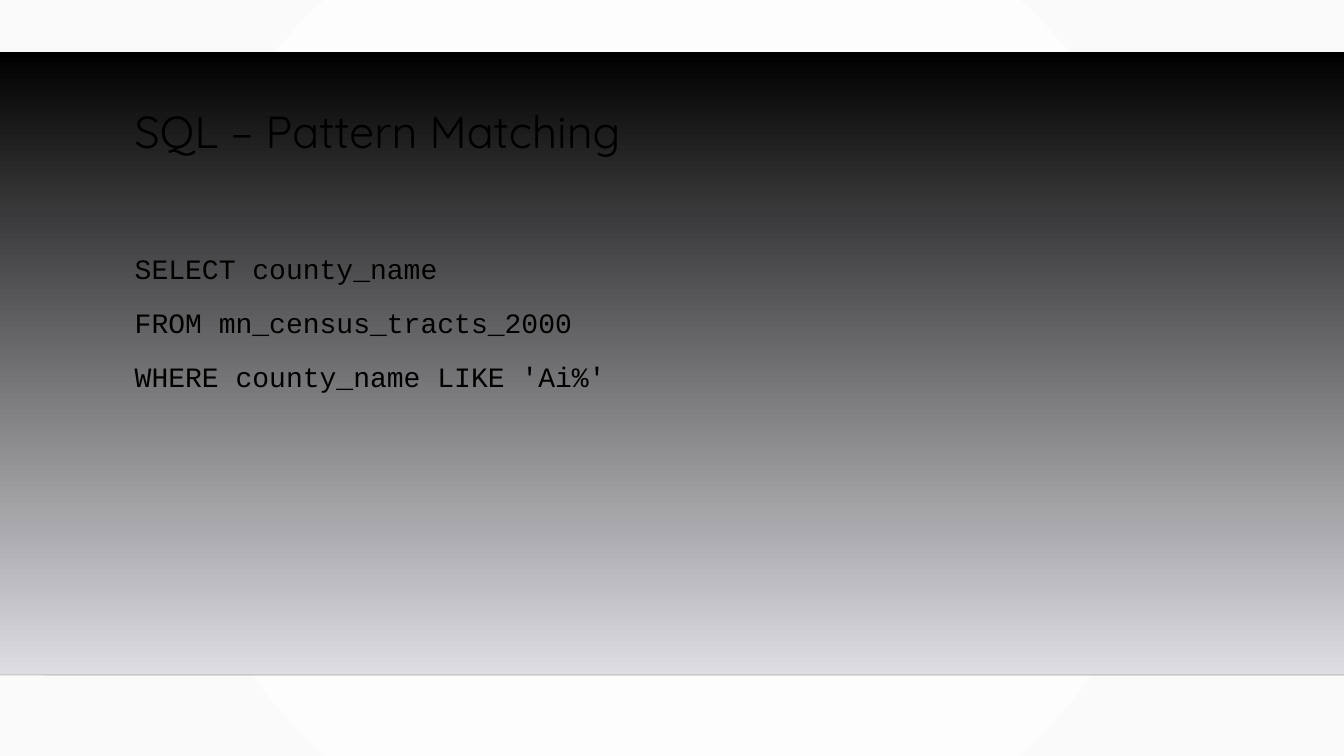
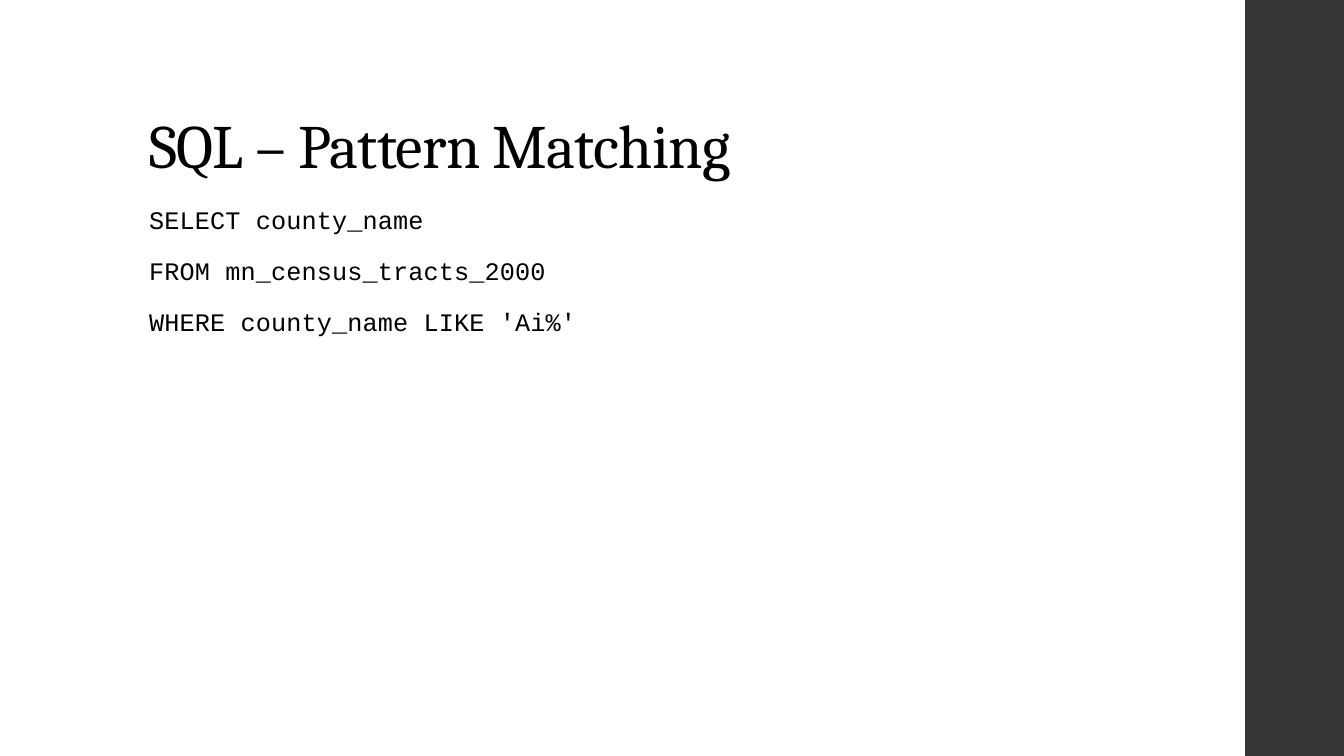
Before and after one commit to MGIS-UMN/GIS5577_week2, a slide deck: slide 27 of BASIC_SQL.odp. Drawn at 1344x756 pixels with LibreOffice and Linux fonts; fonts in the diff are those of the drawing; background and template pictures are left out. Boxes give left, top, right and bottom in pixels: in the first picture for what was removed or moved away, otherwise in the second. Text is boxed around its words. In the diff, an @@ line names an element or a change of style, - is before the commit and + after.

```diff
--- a/BASIC_SQL.odp
+++ b/BASIC_SQL.odp
@@ background gradient #FFFFFF to #FAFAFA to #FFFFFF @@
@@ freeform shape added at (1245, 0, 1344, 756), fill #353537 @@
@@ freeform shape removed at (0, 51, 1344, 675) @@
@@ title "SQL – Pattern Matching": place and size @@
-title "SQL – Pattern Matching" at (135, 96, 621, 163)
+title "SQL – Pattern Matching" at (149, 125, 731, 181)
@@ title "SQL – Pattern Matching" at (149, 125, 731, 181): size 32 to 44 pt, font Quicksand to Cambria, letter spacing 0 to -0.5 pt; vertical alignment top to bottom @@
@@ text "SELECT county_name": place and size @@
-text "SELECT county_name" at (135, 260, 605, 393)
+text "SELECT county_name" at (149, 212, 576, 337)
@@ text "SELECT county_name" at (149, 212, 576, 337): size 20 to 18 pt, letter spacing 0 to 0.1 pt; line spacing 1.2 to 0.95; more space between paragraphs @@
@@ line removed from (0, 675) to (1344, 675) @@
```
Also in this commit, not shown: 30 other slides changed.
